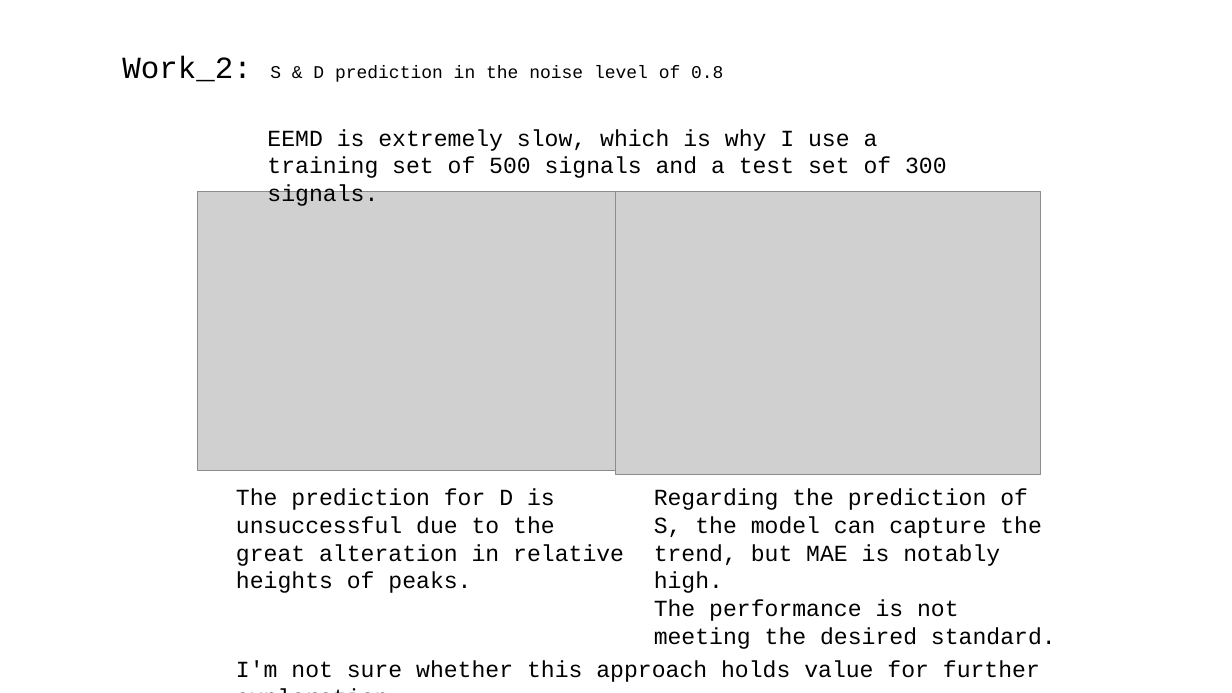
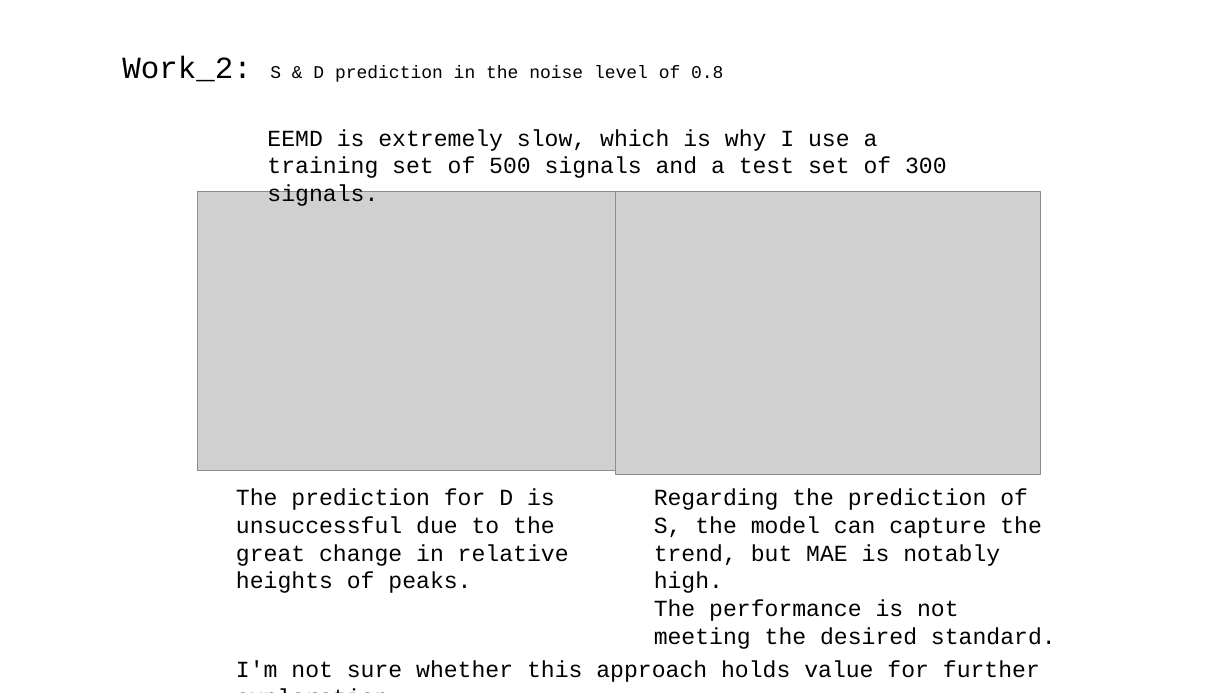
Before and after one commit to A-Big-Tortoise/Presentation, a slide deck: slide 12 of Presentation_821_JiayuChen.pptx. Drawn at 1232x693 pixels with LibreOffice and Linux fonts; fonts in the diff are those of the drawing; grey boxes stand for pictures. Boxes give left, top, right and bottom in pixels: in the first picture for what was removed or moved away, otherwise in the second. Text is boxed around its words. In the diff, an @@ line names an element or a change of style, - is before the commit and + after.

```diff
--- a/Presentation_821_JiayuChen.pptx
+++ b/Presentation_821_JiayuChen.pptx
@@ text at box(236, 488, 569, 593): text changed @@
-The prediction for D is unsuccessful due to the great alteration in relative heights of peaks.
+The prediction for D is unsuccessful due to the great change in relative heights of peaks.
```
Also in this commit, not shown: 7 other slides changed.
